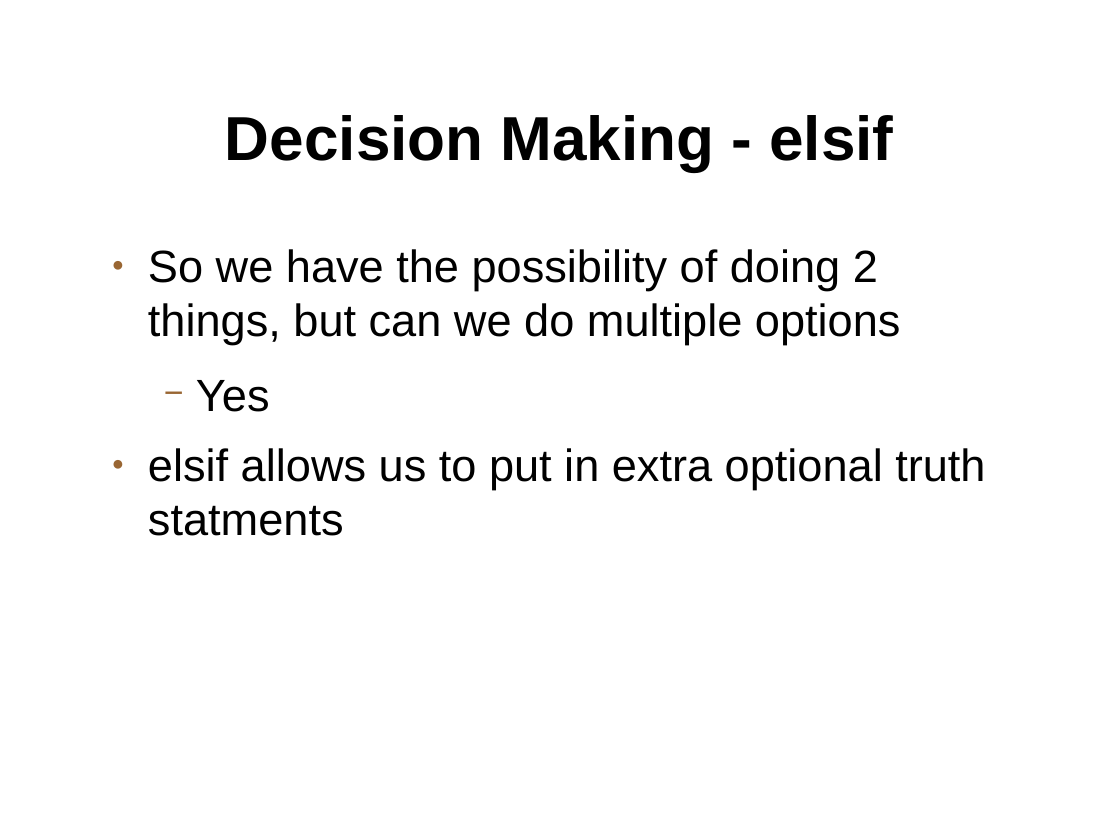
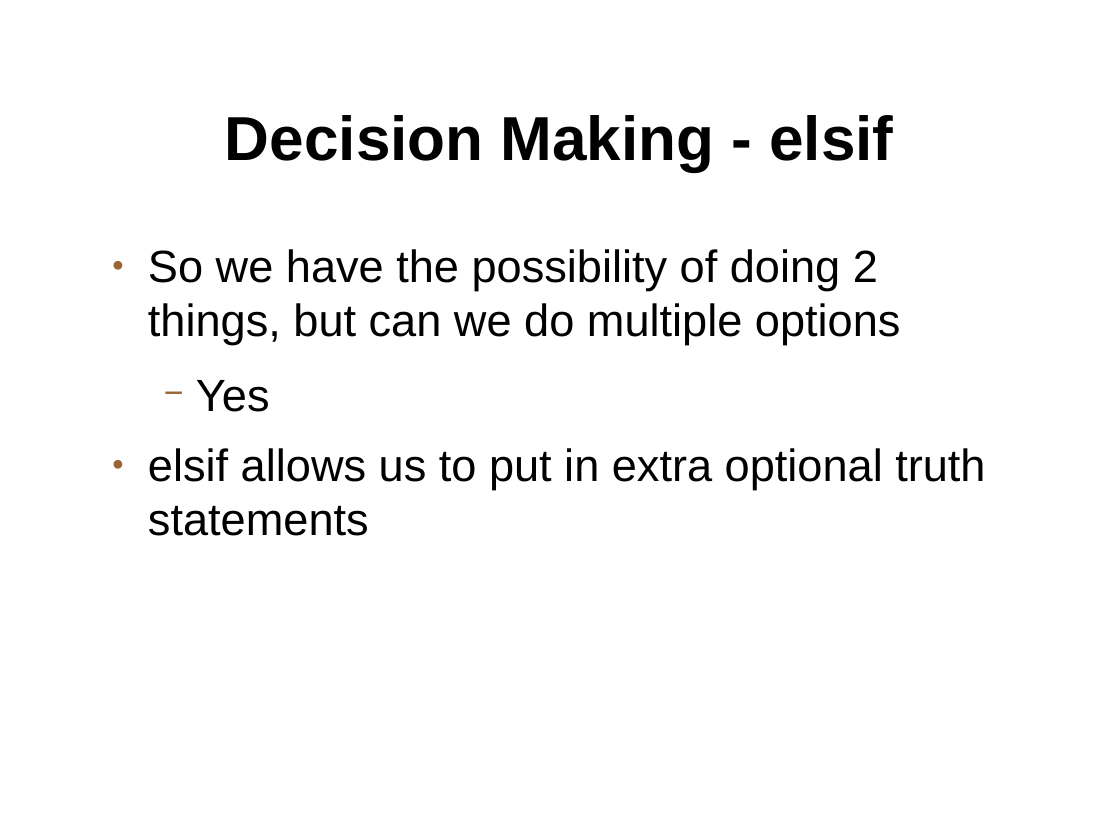
Before and after one commit to setitesuk/basic_perl_course, a slide deck: slide 10 of 07-decision_making/decision_making_loops.odp. Drawn at 1120x840 pixels with LibreOffice and Linux fonts; fonts in the diff are those of the drawing; background and template pictures are left out. Boxes give left, top, right and bottom in pixels: in the first picture for what was removed or moved away, otherwise in the second. Text is boxed around its words. In the diff, an @@ line names an element or a change of style, - is before the commit and + after.

```diff
--- a/07-decision_making/decision_making_loops.odp
+++ b/07-decision_making/decision_making_loops.odp
@@ text at bbox=[148, 448, 985, 536]: text changed @@
-● elsif allows us to put in extra optional truth statments
+● elsif allows us to put in extra optional truth statements
```
Also in this commit, not shown: 1 slide removed, 23 other files.
